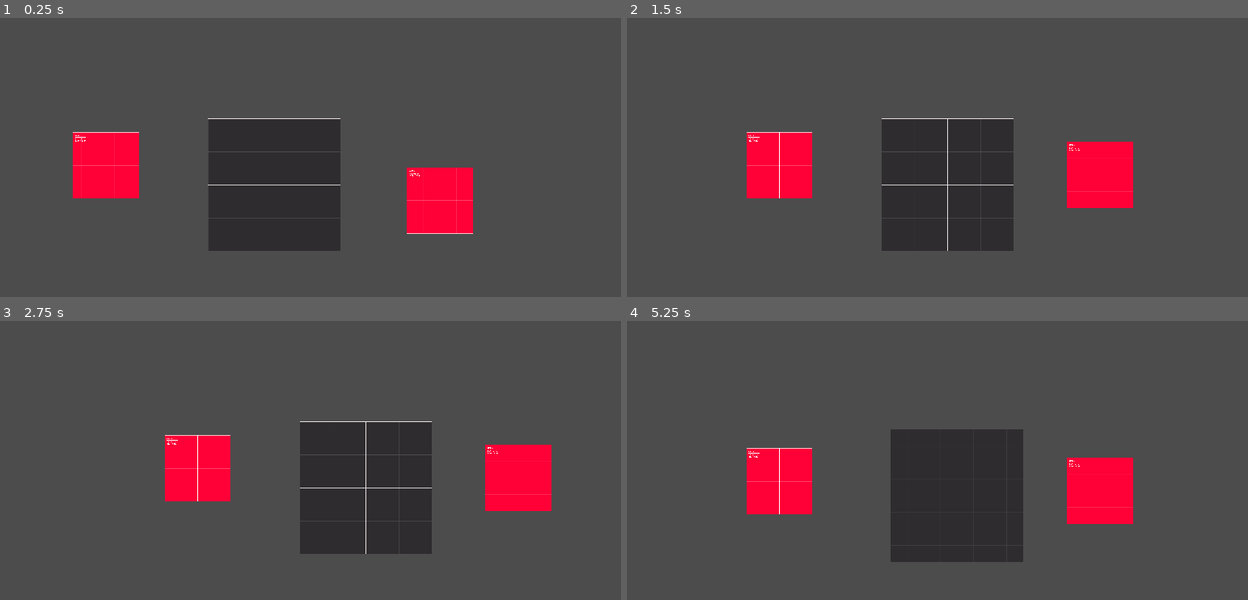
Above: before the commit, frames 1-4 (two rows, left to right).
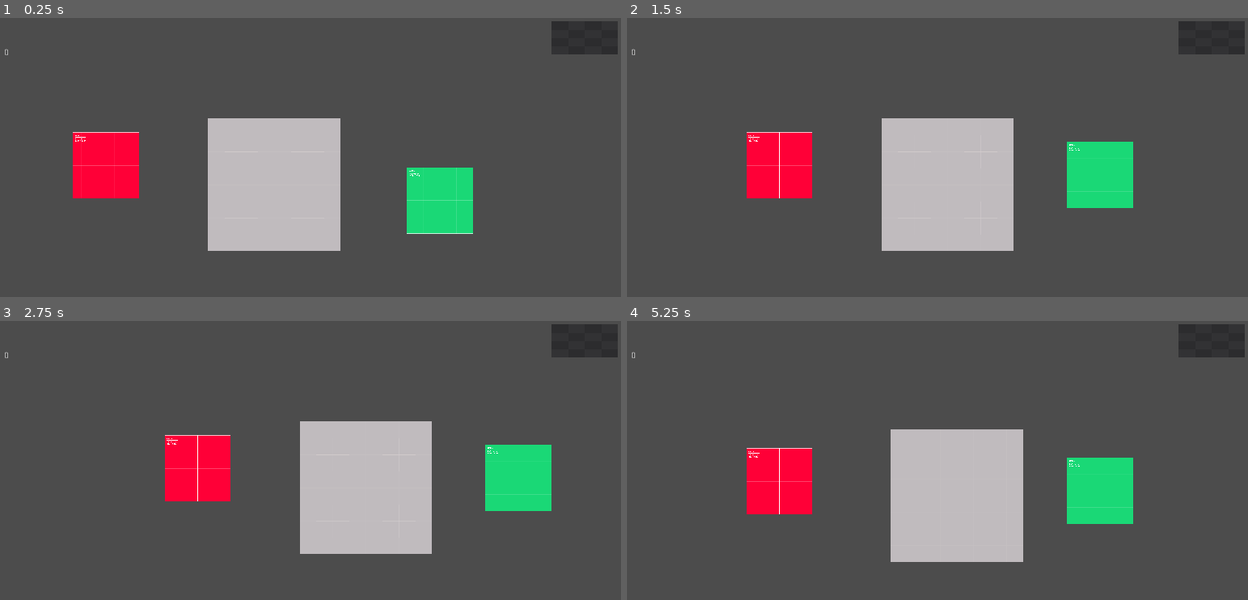
Above: after the commit, the same moments.

Repository: stewchan/kitchen
Game: Godot game, scene res://world/World.tscn
Same seed, same stepped clock (60 frames per second), same inputs: the game is played once before the commit and once after it. This scene is started directly instead of the project's main scene.
Inputs (mouse positions are in pixels of both pictures, inside the frame that each line leads up to):
- Up to frame 1 (0.25 s): no input
- Up to frame 2 (1.5 s): tap Enter at 0.5 s; move the mouse to (1067, 174) at 0.52 s; hold Right (ui_right) 0.53-1.25 s; click (1067, 174) at 0.67 s; drag from (794, 210) to (943, 185) at 1.27 s
- Up to frame 3 (2.75 s): tap Space at 2 s; move the mouse to (360, 418) at 2.02 s; hold Right (ui_right) from 2.03 s (still down)
- Up to frame 4 (5.25 s): release Right (ui_right) at 2.75 s; drag from (894, 566) to (825, 468) at 2.77 s; tap Enter at 3.5 s; move the mouse to (1117, 546) at 3.52 s; hold Left (ui_left) 3.53-4.25 s; drag from (732, 443) to (825, 407) at 4.27 s; tap Space at 5 s; move the mouse to (956, 496) at 5.02 s; hold Down (ui_down) from 5.03 s (still down); click (956, 496) at 5.17 s

The runs differ from the first frame. In frame 1, 14% of the frame differs, in the area x 0-100%, y 1-84%; in frame 2, 14%; in frame 3, 14%; in frame 4, 14%, in the area x 0-100%, y 1-87%.
Error in both runs: Invalid get index '3' (on base: 'Array'). (res://network/Network.gd:18)

Commit message:
Add dish, servery

Diff:
--- a/Global.gd
+++ /dev/null
@@ -1,13 +0,0 @@
-extends Node
-
-
-func instance_node_at(node: Object, parent: Object, position: Vector2) -> Object:
-	var node_instance = instance_node(node, parent)
-	node_instance.global_position = position
-	return node_instance
-
-
-func instance_node(node: Object, parent: Object) -> Object:
-	var node_instance = node.instance()
-	parent.add_child(node_instance)
-	return node_instance
--- /dev/null
+++ b/data/Data.gd
@@ -0,0 +1,18 @@
+extends Node
+
+
+var recipes = {
+	"Salad": [
+		["lettuce"],
+		["lettuce", "tomato"]
+	],
+	"Soup": [
+		["tomato"],
+		["eggplant"]
+	],
+
+}
+
+var ingredients = [
+	"tomato", "eggplant", "lettuce"
+]
--- a/kitchen/draggable/ingredient/Ingredient.gd
+++ b/kitchen/draggable/ingredient/Ingredient.gd
@@ -1,5 +1,35 @@
 extends Draggable
 class_name Ingredient
+
+
+var ready_to_plate = true setget , ready_to_plate
+var ingredient_name = "tomato" setget set_ingredient_name, get_ingredient_name
+var tomato_texture = preload("res://addons/kenney_prototype_textures/red/texture_01.png")
+var lettuce_texture = preload("res://addons/kenney_prototype_textures/green/texture_01.png")
+var eggplant_texture = preload("res://addons/kenney_prototype_textures/purple/texture_01.png")
+
+onready var sprite = $Sprite
+
+
+func _ready() -> void:
+	if ingredient_name == "tomato":
+		sprite.texture = tomato_texture
+	elif ingredient_name == "lettuce":
+		sprite.texture = lettuce_texture
+	else:
+		sprite.texture = eggplant_texture
+
+
+func set_ingredient_name(value: String) -> void:
+	ingredient_name = value
+
+
+func get_ingredient_name() -> String:
+	return ingredient_name
+
+
+func ready_to_plate() -> bool:
+	return ready_to_plate
 
 
 func _on_Hitbox_body_entered(body: Node) -> void:
--- a/kitchen/draggable/plate/Plate.gd
+++ b/kitchen/draggable/plate/Plate.gd
@@ -1,19 +1,22 @@
 extends Draggable
 class_name Plate
 
-
-# Container
-var ready_to_serve = false
-# List of plated ingredients
 
 var IngredientScene: PackedScene = preload("res://kitchen/draggable/ingredient/Ingredient.tscn")
 
 onready var ingredients = $Ingredients
 
 
+func get_dish() -> Dish:
+	return null
+
+
+#func get_dish() -> Dish:
+#	pass
+
+
 func combine(ingredient: KinematicBody2D):
-	# Loop through ingredients to combine them
-	print("Ingredient added")
+	# TODO: Loop through ingredients to combine them
 	ingredient.queue_free()
 	var new_ingredient = IngredientScene.instance()
 	new_ingredient.get_node("CollisionShape2D").free()
@@ -23,7 +26,6 @@
 	new_ingredient.position = Vector2.ZERO
 
 
-func _on_Hitbox_body_entered(body: Node) -> void:
-	if body is Ingredient:
-		print("combining")
+func _on_Hitbox_body_entered(body: KinematicBody2D) -> void:
+	if body.has_method("ready_to_plate") and body.ready_to_plate():
 		combine(body)
--- a/kitchen/draggable/plate/Plate.tscn
+++ b/kitchen/draggable/plate/Plate.tscn
@@ -1,13 +1,13 @@
 [gd_scene load_steps=5 format=2]
 
 [ext_resource path="res://kitchen/draggable/plate/Plate.gd" type="Script" id=1]
-[ext_resource path="res://addons/kenney_prototype_textures/dark/texture_01.png" type="Texture" id=2]
+[ext_resource path="res://addons/kenney_prototype_textures/light/texture_01.png" type="Texture" id=2]
 
 [sub_resource type="RectangleShape2D" id=1]
-extents = Vector2( 95.0001, 97.5 )
+extents = Vector2( 70.5001, 73.0001 )
 
 [sub_resource type="RectangleShape2D" id=2]
-extents = Vector2( 72, 80 )
+extents = Vector2( 50, 54.5 )
 
 [node name="Plate" type="KinematicBody2D"]
 collision_layer = 2
@@ -20,13 +20,14 @@
 texture = ExtResource( 2 )
 
 [node name="CollisionShape2D" type="CollisionShape2D" parent="."]
-position = Vector2( -3.27825e-06, -2.50001 )
+position = Vector2( 1.5, 3 )
 scale = Vector2( 0.999999, 0.999999 )
 shape = SubResource( 1 )
 
 [node name="Hitbox" type="Area2D" parent="."]
 
 [node name="CollisionShape2D" type="CollisionShape2D" parent="Hitbox"]
+position = Vector2( 1, 2.5 )
 shape = SubResource( 2 )
 
 [node name="Ingredients" type="Node2D" parent="."]
--- a/kitchen/draggable/recipe/Recipe.tscn
+++ /dev/null
@@ -1,7 +0,0 @@
-[gd_scene format=2]
-
-[node name="Recipe" type="Node2D"]
-
-[node name="Ingredients" type="Node2D" parent="."]
-
-[node name="Ingredient" type="Node2D" parent="Ingredients"]
--- /dev/null
+++ b/kitchen/servery/Servery.gd
@@ -0,0 +1,10 @@
+extends Node2D
+
+
+signal served
+
+
+func _on_Servery_body_entered(body: Node) -> void:
+	if body.has_method("get_dish") and body.get_dish():
+		body.queue_free()
+		emit_signal("served") #body.get_dish())
--- /dev/null
+++ b/kitchen/servery/Servery.tscn
@@ -0,0 +1,22 @@
+[gd_scene load_steps=4 format=2]
+
+[ext_resource path="res://addons/kenney_prototype_textures/dark/texture_08.png" type="Texture" id=1]
+[ext_resource path="res://kitchen/servery/Servery.gd" type="Script" id=2]
+
+[sub_resource type="RectangleShape2D" id=1]
+extents = Vector2( 50.5, 24.5 )
+
+[node name="Servery" type="Area2D"]
+collision_layer = 0
+collision_mask = 2
+script = ExtResource( 2 )
+
+[node name="Sprite" type="Sprite" parent="."]
+scale = Vector2( 0.1, 0.05 )
+texture = ExtResource( 1 )
+
+[node name="CollisionShape2D" type="CollisionShape2D" parent="."]
+position = Vector2( 0.5, 0.5 )
+shape = SubResource( 1 )
+
+[connection signal="body_entered" from="." to="." method="_on_Servery_body_entered"]
--- /dev/null
+++ b/kitchen/servery/dish/Dish.gd
@@ -0,0 +1,10 @@
+extends Node
+class_name Dish
+
+
+var ingredients_list = ["tomato"]
+var dish_name = "Soup"
+
+
+func _ready() -> void:
+	pass
--- /dev/null
+++ b/kitchen/servery/dish/Dish.tscn
@@ -0,0 +1,6 @@
+[gd_scene load_steps=2 format=2]
+
+[ext_resource path="res://kitchen/servery/dish/Dish.gd" type="Script" id=1]
+
+[node name="Dish" type="Control"]
+script = ExtResource( 1 )
--- a/project.godot
+++ b/project.godot
@@ -9,6 +9,11 @@
 config_version=4
 
 _global_script_classes=[ {
+"base": "Node",
+"class": "Dish",
+"language": "GDScript",
+"path": "res://kitchen/servery/dish/Dish.gd"
+}, {
 "base": "KinematicBody2D",
 "class": "Draggable",
 "language": "GDScript",
@@ -25,6 +30,7 @@
 "path": "res://kitchen/draggable/plate/Plate.gd"
 } ]
 _global_script_class_icons={
+"Dish": "",
 "Draggable": "",
 "Ingredient": "",
 "Plate": ""
@@ -34,12 +40,10 @@
 
 config/name="Kitchen"
 run/main_scene="res://game/Game.tscn"
-config/icon="res://icon.png"
 
 [autoload]
 
 Network="*res://network/Network.gd"
-Global="*res://Global.gd"
 
 [debug]
 
--- a/world/World.gd
+++ b/world/World.gd
@@ -1,19 +1,25 @@
 extends Node2D
 
 
+var score: int = 0
+var orders = []
+
 onready var players = $Players
+onready var servery = $Servery
+onready var score_label = $HUD/ScoreLabel
+onready var hud = $HUD
 
-var world_state = {
-	"orders": [],
-	"finished": false
-}
 
-var orders = []
 
 
 func _ready() -> void:
-	pass
+	servery.connect("served", self, "on_dish_served")
 
 
 func start_game() -> void:
 	pass
+
+
+func on_dish_served() -> void:
+	score += 1
+	score_label.text = str(score)
--- a/world/World.tscn
+++ b/world/World.tscn
@@ -1,8 +1,54 @@
-[gd_scene load_steps=4 format=2]
+[gd_scene load_steps=7 format=2]
 
 [ext_resource path="res://world/World.gd" type="Script" id=1]
 [ext_resource path="res://kitchen/draggable/plate/Plate.tscn" type="PackedScene" id=2]
 [ext_resource path="res://kitchen/draggable/ingredient/Ingredient.tscn" type="PackedScene" id=3]
+[ext_resource path="res://addons/kenney_prototype_textures/orange/texture_01.png" type="Texture" id=4]
+[ext_resource path="res://kitchen/servery/Servery.tscn" type="PackedScene" id=5]
+
+[sub_resource type="GDScript" id=1]
+script/source = "extends Draggable
+class_name Ingredient
+
+
+var ready_to_plate = true setget , ready_to_plate
+var ingredient_name = \"lettuce\" setget set_ingredient_name, get_ingredient_name
+var tomato_texture = preload(\"res://addons/kenney_prototype_textures/red/texture_01.png\")
+var lettuce_texture = preload(\"res://addons/kenney_prototype_textures/green/texture_01.png\")
+var eggplant_texture = preload(\"res://addons/kenney_prototype_textures/purple/texture_01.png\")
+
+onready var sprite = $Sprite
+
+
+func _ready() -> void:
+	if ingredient_name == \"tomato\":
+		sprite.texture = tomato_texture
+	elif ingredient_name == \"lettuce\":
+		sprite.texture = lettuce_texture
+	else:
+		sprite.texture = eggplant_texture
+
+
+func set_ingredient_name(value: String) -> void:
+	ingredient_name = value
+
+
+func get_ingredient_name() -> String:
+	return ingredient_name
+
+
+func ready_to_plate() -> bool:
+	return ready_to_plate
+
+
+func _on_Hitbox_body_entered(body: Node) -> void:
+	if body == self:
+		return
+	if body as Ingredient:
+		$Hitbox/CollisionShape2D.queue_free()
+		$CollisionShape2D.queue_free()
+		print(str(body))
+"
 
 [node name="World" type="Node2D"]
 script = ExtResource( 1 )
@@ -10,6 +56,21 @@
 [node name="Players" type="Node" parent="."]
 
 [node name="Orders" type="Node" parent="."]
+
+[node name="Order" type="Control" parent="Orders"]
+visible = false
+
+[node name="Label" type="Label" parent="Orders/Order"]
+margin_right = 40.0
+margin_bottom = 14.0
+text = "Order"
+
+[node name="Sprite" type="Sprite" parent="Orders/Order"]
+scale = Vector2( 0.1, 0.1 )
+texture = ExtResource( 4 )
+
+[node name="Servery" parent="." instance=ExtResource( 5 )]
+position = Vector2( 944, 31 )
 
 [node name="Plate" parent="." instance=ExtResource( 2 )]
 position = Vector2( 464, 258 )
@@ -19,3 +80,21 @@
 
 [node name="Ingredient2" parent="." instance=ExtResource( 3 )]
 position = Vector2( 720, 282 )
+script = SubResource( 1 )
+
+[node name="HUD" type="Control" parent="."]
+anchor_right = 1.0
+anchor_bottom = 1.0
+margin_left = 46.0
+margin_top = 47.0
+margin_right = 46.0
+margin_bottom = 47.0
+
+[node name="ScoreLabel" type="Label" parent="HUD"]
+margin_right = 8.0
+margin_bottom = 14.0
+text = "0"
+align = 1
+valign = 1
+
+[editable path="Ingredient2"]
Binary file removed: icon.png
Not shown, removed: icon.png.import
